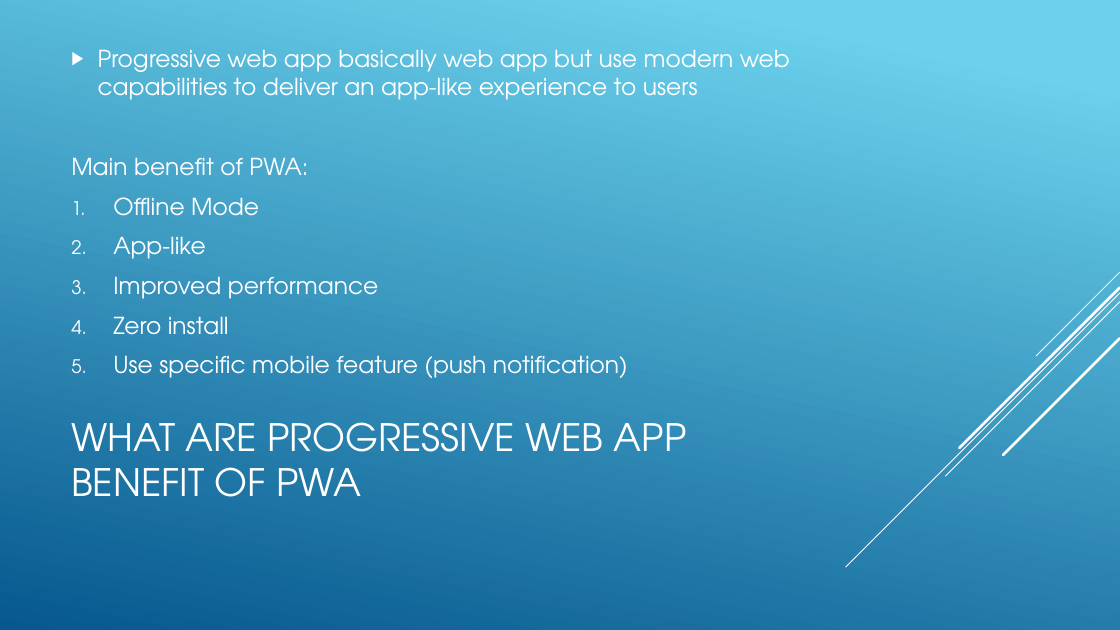
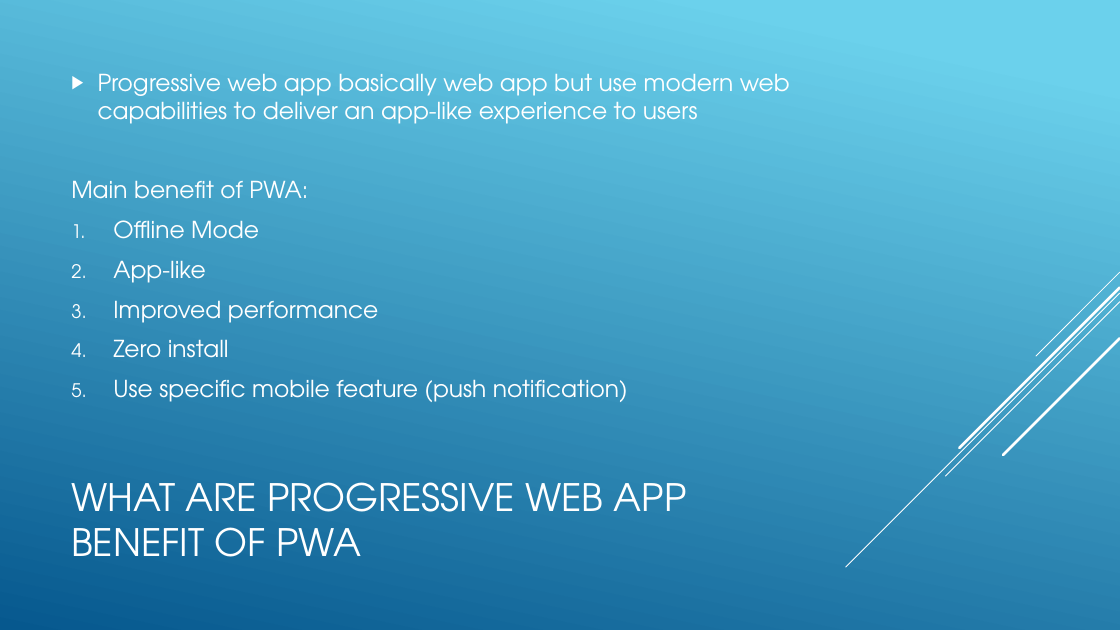
Before and after one commit to ngohungphuc/Presentation, a slide deck: slide 3 of Progressive Web App/PWA.pptx. Drawn at 1120x630 pixels with LibreOffice and Linux fonts; fonts in the diff are those of the drawing. Boxes give left, top, right and bottom in pixels: in the first picture for what was removed or moved away, otherwise in the second. Text is boxed around its words. In the diff, an @@ line names an element or a change of style, - is before the commit and + after.

Commit message:
update

```diff
--- a/Progressive Web App/PWA.pptx
+++ b/Progressive Web App/PWA.pptx
@@ text "Progressive web app basically web ...": place and size @@
-text "Progressive web app basically web ..." at <box>71,49,790,378</box>
+text "Progressive web app basically web ..." at <box>71,73,790,402</box>
@@ title "WHAT ARE PROGRESSIVE WEB APP ...": place and size @@
-title "WHAT ARE PROGRESSIVE WEB APP ..." at <box>71,422,687,497</box>
+title "WHAT ARE PROGRESSIVE WEB APP ..." at <box>71,482,687,557</box>
```
Also in this commit, not shown: 1 slide added, 1 slide removed.
